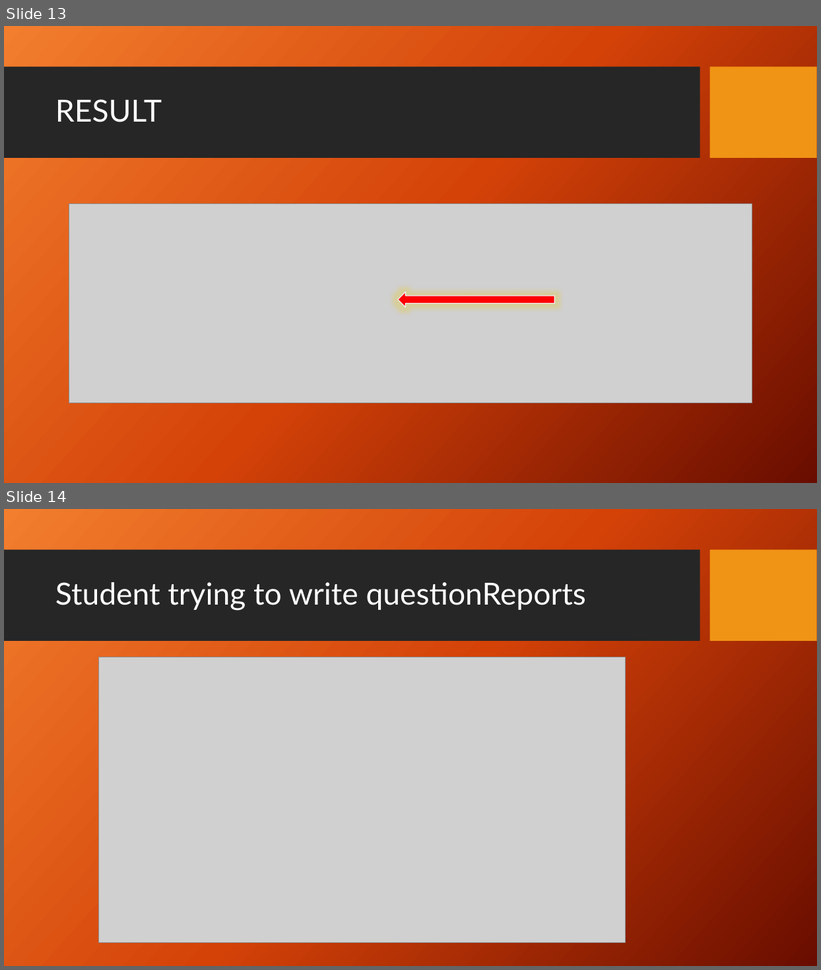
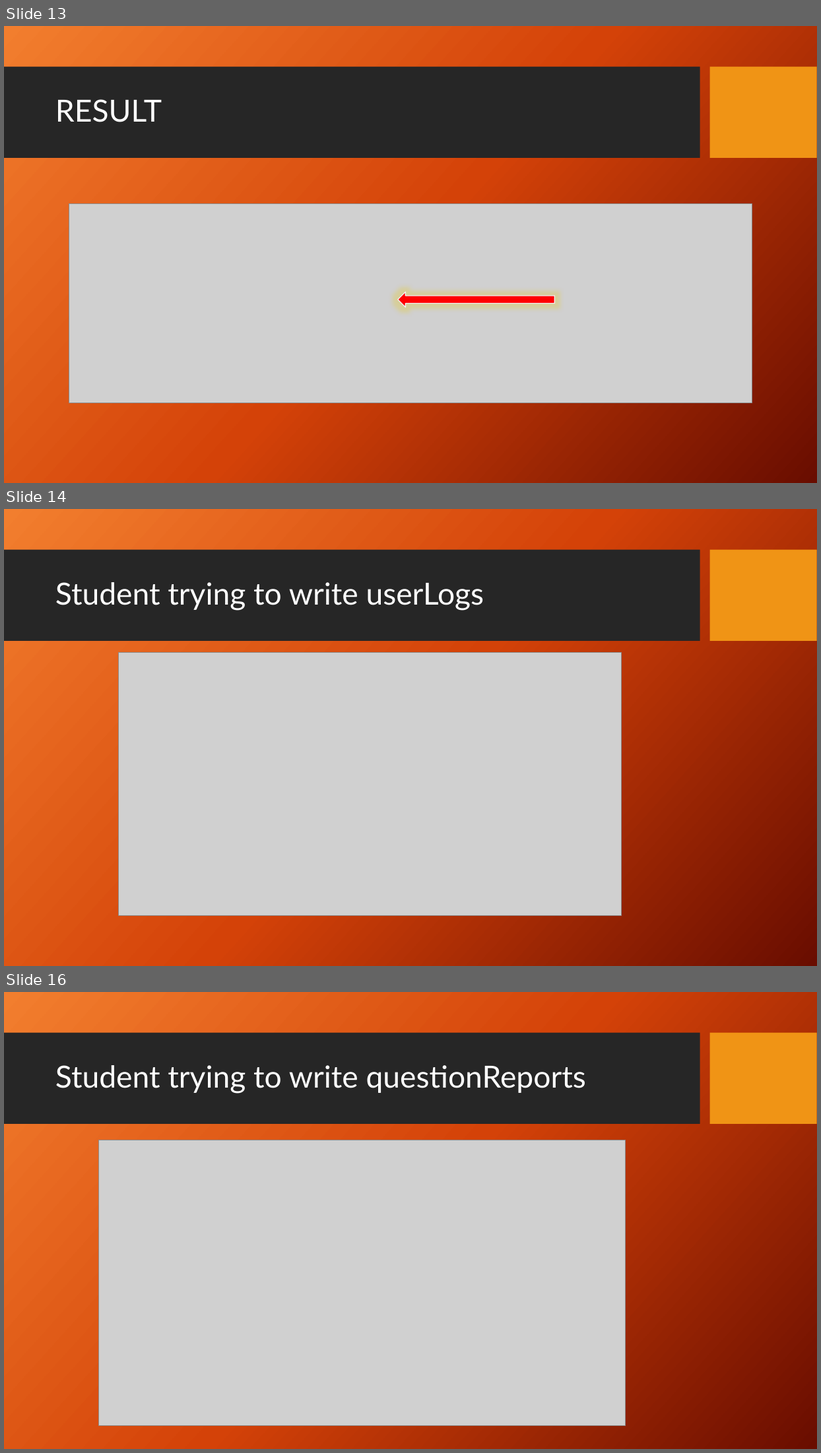
Before and after one commit to eduval/iTED-Nexus, a slide deck: FirebaseDatabaseSecurity_DannesEspinoza.pptx. Shown one above the other, each under a label of ours: slides 13 and 14 before the commit, slides 13, 14 and 16 after it; the slides between them are not shown. The pictures are 821x970 and 821x1453 pixels, drawn with LibreOffice and Linux fonts; fonts in the diff are those of the drawing; grey boxes stand for pictures; background and template pictures are left out. Boxes give left, top, right and bottom in pixels: in the first picture for what was removed or moved away, otherwise in the second. Text is boxed around its words. In the diff, an @@ line names an element or a change of style, - is before the commit and + after.

```diff
--- a/FirebaseDatabaseSecurity_DannesEspinoza.pptx
+++ b/FirebaseDatabaseSecurity_DannesEspinoza.pptx
@@ slide 14 added at <box>4,509,817,966</box>, background picture (left out); not listed: 2 template elements that a slide beside it also shows @@
@@ title added at <box>55,582,484,611</box>, 36 pt, text #FFFFFF @@
+Student trying to write userLogs
@@ picture added at <box>119,653,621,916</box> @@
@@ what was slide 14 is now slide 16 @@
```
Also in this commit, not shown: 1 other slide added.
